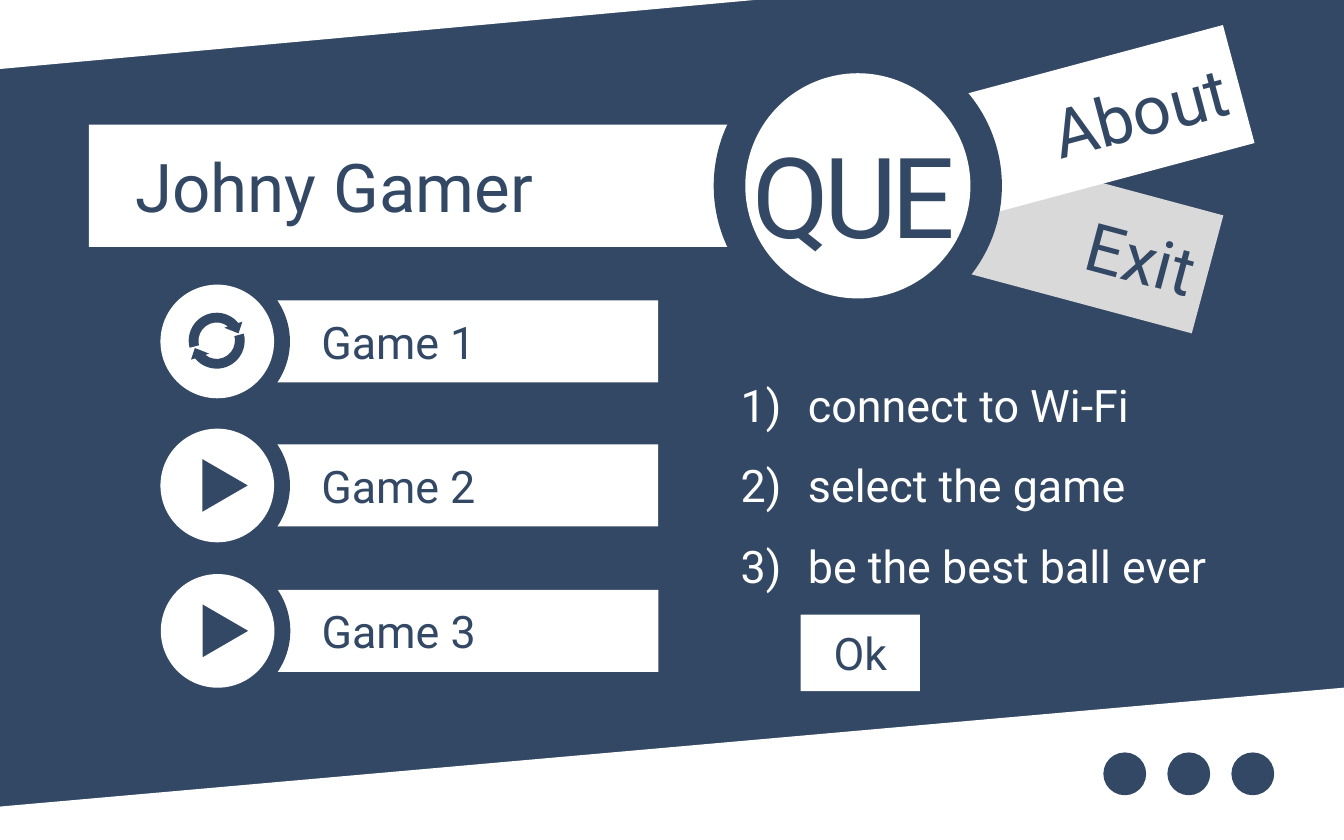
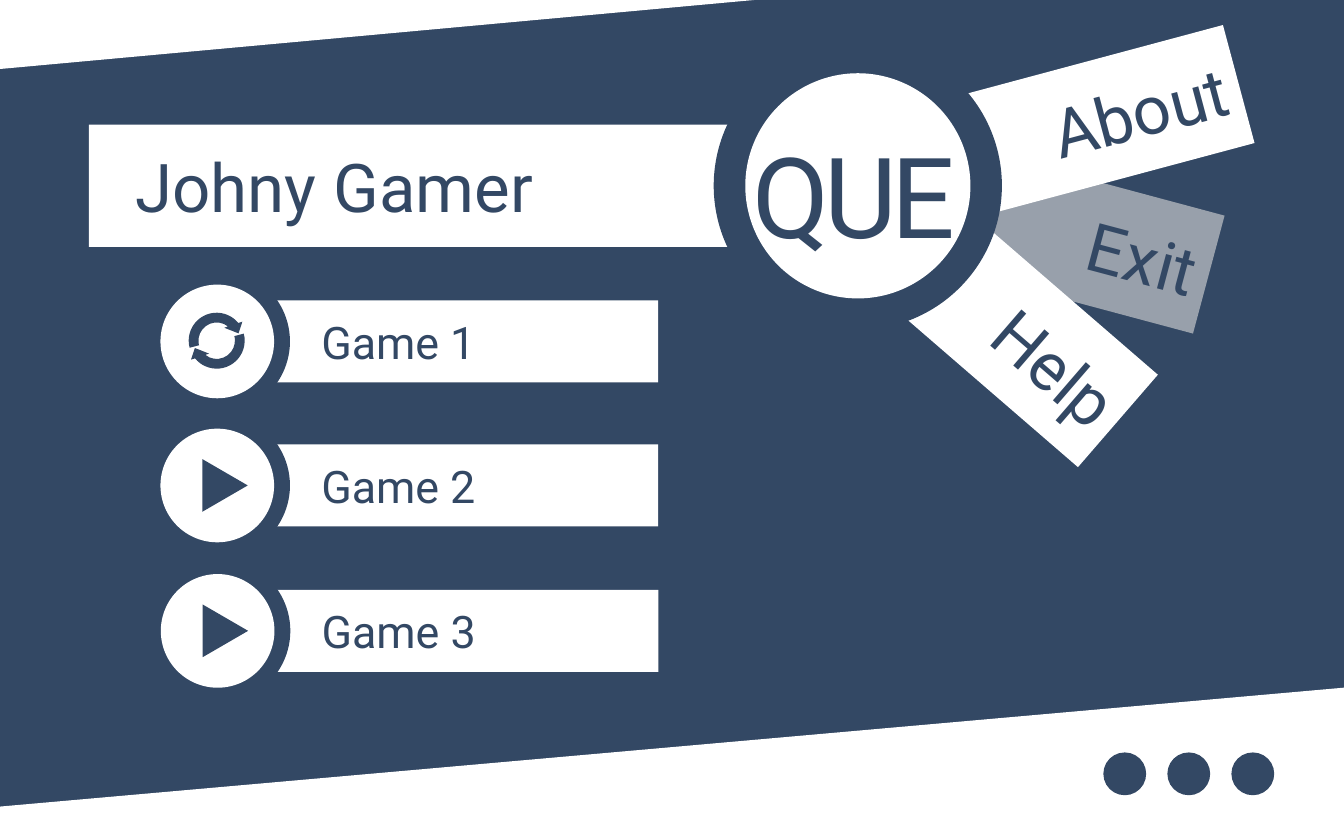
Before and after one commit to marekfoltyn/InteractiveGame, a slide deck: slide 1 of docs & design/ideas/controller_ideas.pptx. Drawn at 1344x840 pixels with LibreOffice and Linux fonts; fonts in the diff are those of the drawing. Boxes give left, top, right and bottom in pixels: in the first picture for what was removed or moved away, otherwise in the second. Text is boxed around its words. In the diff, an @@ line names an element or a change of style, - is before the commit and + after.

```diff
--- a/docs & design/ideas/controller_ideas.pptx
+++ b/docs & design/ideas/controller_ideas.pptx
@@ rectangle "Exit" at (914, 141, 1225, 334): fill #D9D9D9 to #D9D9D9 at 61% opacity @@
@@ rectangle added at (841, 169, 1158, 466), fill #FFFFFF, 36 pt, text #334864 @@
+Help
@@ text removed at (808, 389, 1206, 584) @@
-1) connect to Wi-Fi
-2) select the game
-3) be the best ball ever
@@ rectangle removed at (801, 614, 921, 691) @@
-Ok
```
Also in this commit, not shown: 1 other slide changed, 5 slides added, 1 slide removed, 2 other files.
